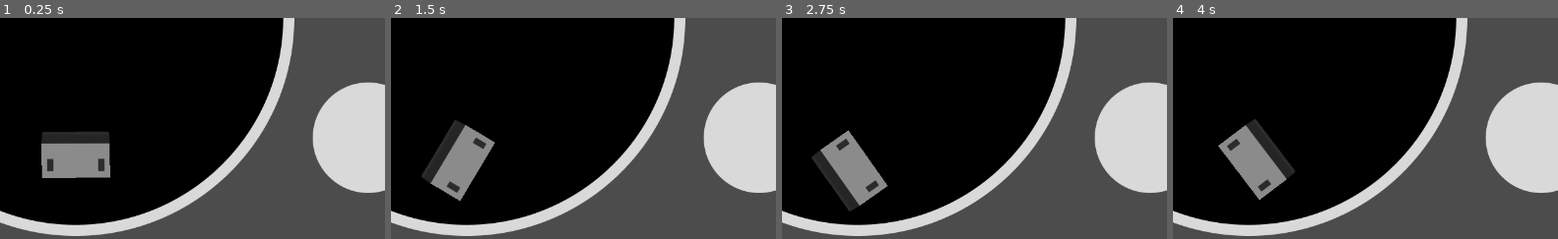
Above: before the commit, frames 1-4 (left to right).
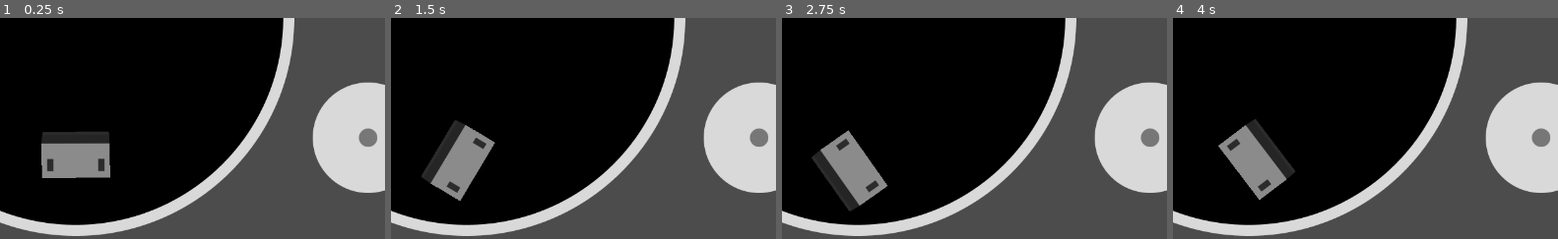
Above: after the commit, the same moments.

Repository: Eduardo-Barreto/Simple-Sumo-Drive-Sim
Game: Godot game, scene res://scenes/Main.tscn
Same seed, same stepped clock (60 frames per second), same inputs: the game is played once before the commit and once after it.
Inputs (mouse positions are % of the whole screen's width and height, from its top left):
- Up to frame 1 (0.25 s): no input
- Up to frame 2 (1.5 s): tap Enter at 0.5 s; move the mouse to (74, 45) at 0.52 s; hold Right (ui_right) 0.53-1.25 s; click (74, 45) at 0.67 s; drag from (31, 55) to (51, 50) at 1.27 s
- Up to frame 3 (2.75 s): tap Space at 2 s; move the mouse to (61, 28) at 2.02 s; hold Right (ui_right) from 2.03 s (still down)
- Up to frame 4 (4 s): release Right (ui_right) at 2.75 s; drag from (46, 70) to (20, 35) at 2.77 s; tap Enter at 3.5 s; move the mouse to (82, 65) at 3.52 s; hold Left (ui_left) from 3.53 s (still down)
The pictures show only the part of the screen within x 41-91%, y 50-100%; the shares and areas given below are measured in that part.

The runs differ from the first frame. In frame 1, 0.3% of the frame differs, in the area x 93-98%, y 49-59%; in frame 2, 0.3%; in frame 3, 0.3%; in frame 4, 0.3%.

Commit message:
feat: :sparkles: inner circle in virtual joystick

Diff:
--- a/src/scenes/Main.tscn
+++ b/src/scenes/Main.tscn
@@ -6,6 +6,7 @@
 [ext_resource path="res://assets/JoystickBg.png" type="Texture" id=4]
 [ext_resource path="res://scripts/Joystick.gd" type="Script" id=5]
 [ext_resource path="res://assets/Retro Gaming.ttf" type="DynamicFontData" id=6]
+[ext_resource path="res://assets/JoystickPointer.png" type="Texture" id=7]
 
 [sub_resource type="CircleShape2D" id=1]
 radius = 90.0
@@ -40,6 +41,10 @@
 normal = ExtResource( 4 )
 shape = SubResource( 1 )
 script = ExtResource( 5 )
+
+[node name="Pointer" type="Sprite" parent="Joystick"]
+position = Vector2( 90, 90 )
+texture = ExtResource( 7 )
 
 [node name="ScoreLabel" type="Label" parent="."]
 margin_left = 1096.0
--- a/src/scripts/Joystick.gd
+++ b/src/scripts/Joystick.gd
@@ -18,9 +18,11 @@
 		if is_pressed():
 			move_vector = calculate_move_vector(event.position)
 			joystick_active = true
+			$Pointer.position = (move_vector)*90 + Vector2(90, 90)
 
 	if event is InputEventScreenTouch and not event.pressed:
 		joystick_active = false
+		$Pointer.position = Vector2(90, 90)
 
 func _process(_delta):
 	emit_signal("joystick_input", move_vector)
Not shown: 1 places in src/scenes/Main.tscn that only renumber resources
Not shown, changed: docs/index.html
Not shown, changed: docs/index.pck
